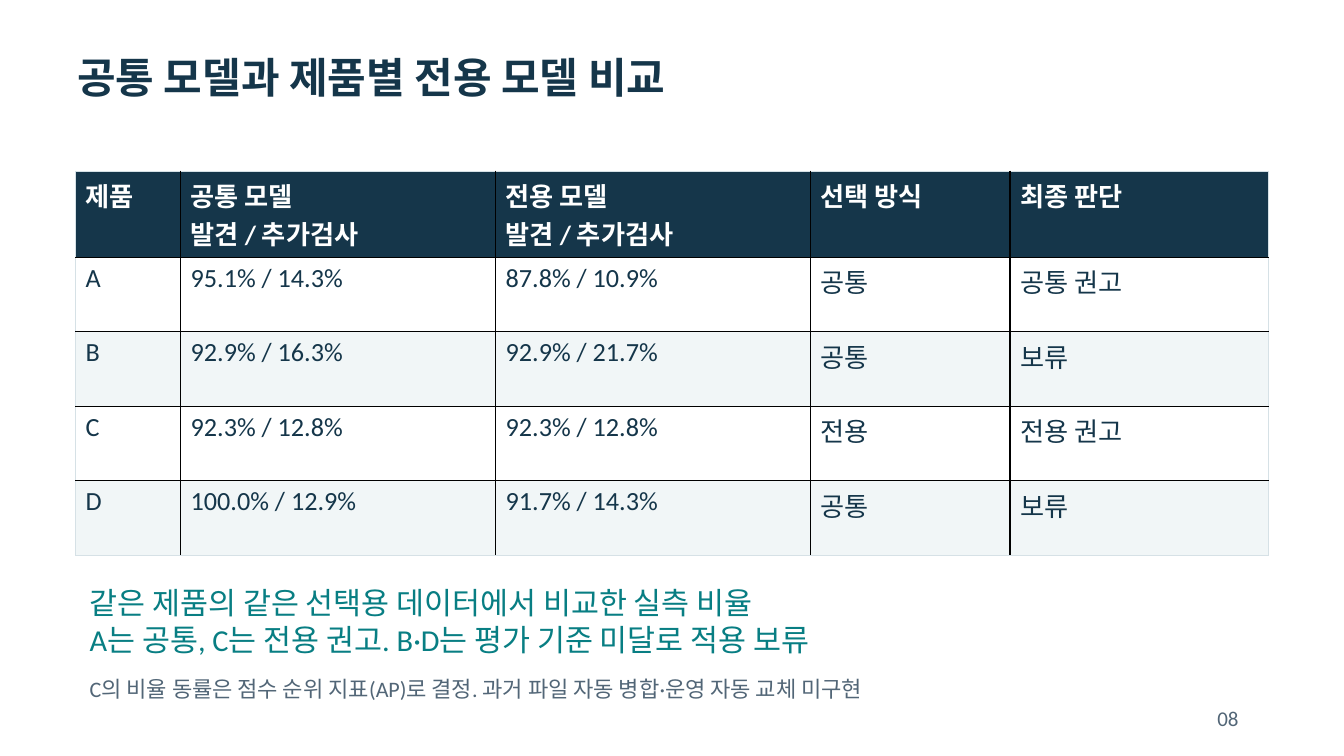
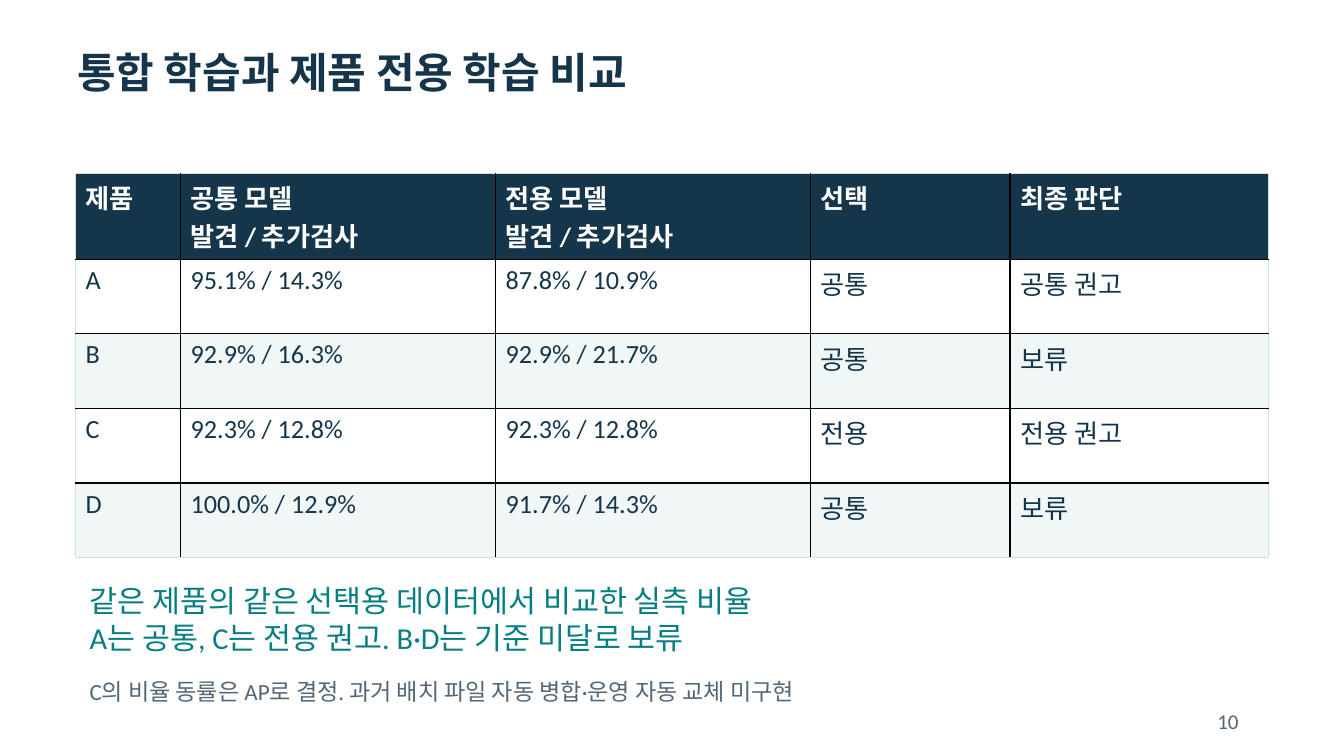
Before and after one commit to dragonchan95/Semiconductor-AI-Agent, a slide deck: slide 10 of docs/G045_Semiconductor_Agent.pptx (slide 8 before the commit). Drawn at 1344x756 pixels with LibreOffice and Linux fonts; fonts in the diff are those of the drawing. Boxes give left, top, right and bottom in pixels: in the first picture for what was removed or moved away, otherwise in the second. Text is boxed around its words. In the diff, an @@ line names an element or a change of style, - is before the commit and + after.

```diff
--- a/docs/G045_Semiconductor_Agent.pptx
+++ b/docs/G045_Semiconductor_Agent.pptx
@@ text at bbox=[77, 52, 627, 92]: text changed @@
-공통 모델과 제품별 전용 모델 비교
+통합 학습과 제품 전용 학습 비교
@@ table at bbox=[76, 173, 1267, 546] @@
-row 1, column 4: 선택 방식
+row 1, column 4: 선택
@@ text at bbox=[90, 624, 684, 653]: text changed @@
-A는 공통, C는 전용 권고. B·D는 평가 기준 미달로 적용 보류
+A는 공통, C는 전용 권고. B·D는 기준 미달로 보류
@@ text at bbox=[90, 680, 794, 702]: text changed; size 15.8 to 16.5 pt @@
-C의 비율 동률은 점수 순위 지표(AP)로 결정. 과거 파일 자동 병합·운영 자동 교체 미구현
+C의 비율 동률은 AP로 결정. 과거 배치 파일 자동 병합·운영 자동 교체 미구현
@@ text removed at bbox=[1217, 711, 1238, 726] @@
-08
@@ text added at bbox=[1217, 715, 1238, 729], 15 pt, text #526677 @@
+10
```
Also in this commit, not shown: 8 other slides changed, 5 slides added, 2 slides removed, 40 other files.
